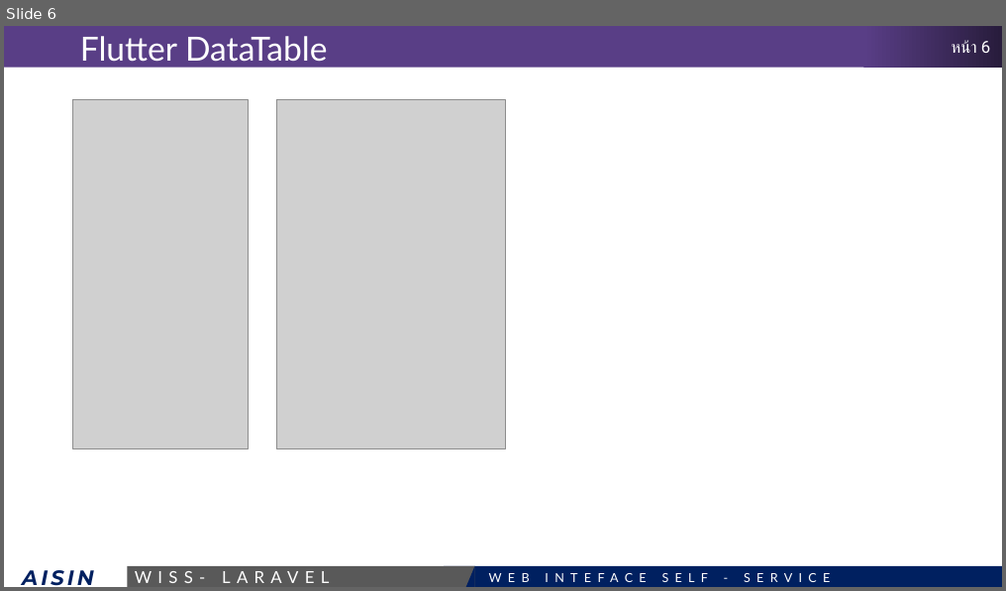
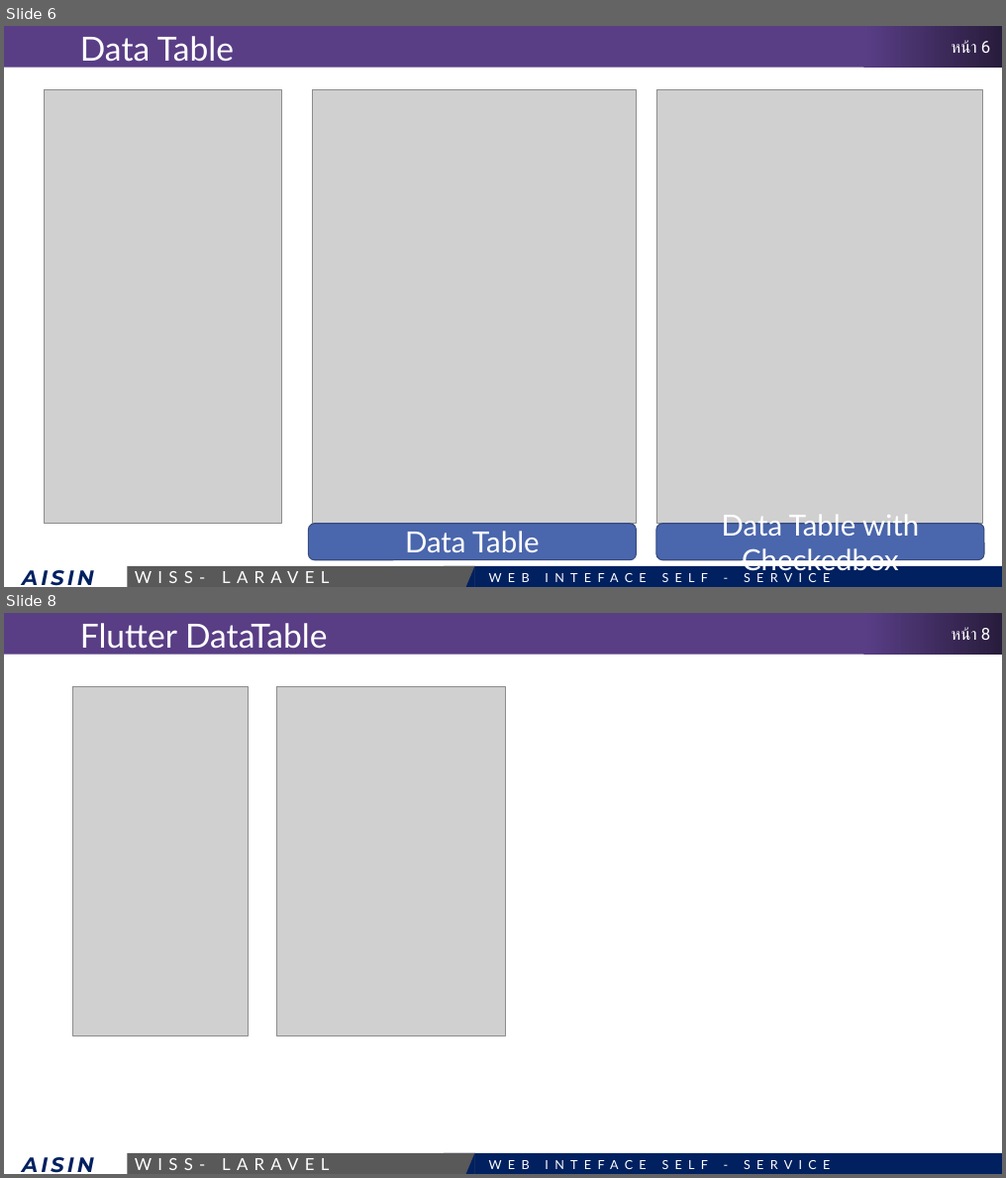
Before and after one commit to traitet/wissflutter01, a slide deck: documents/WISSFLUTTER01_DOC_REV1.pptx. Shown one above the other, each under a label of ours: slide 6 before the commit, slides 6 and 8 after it; the slides between them are not shown. The pictures are 1006x591 and 1006x1178 pixels, drawn with LibreOffice and Linux fonts; fonts in the diff are those of the drawing; grey boxes stand for pictures. Boxes give left, top, right and bottom in pixels: in the first picture for what was removed or moved away, otherwise in the second. Text is boxed around its words. In the diff, an @@ line names an element or a change of style, - is before the commit and + after.

```diff
--- a/documents/WISSFLUTTER01_DOC_REV1.pptx
+++ b/documents/WISSFLUTTER01_DOC_REV1.pptx
@@ slide 6 added at [4, 26, 1002, 587], background #FFFFFF; not listed: 8 template elements that a slide beside it also shows @@
@@ title added at [80, 36, 234, 68], 32 pt, text #FFFFFF @@
+Data Table
@@ picture added at [44, 89, 282, 524] @@
@@ picture added at [313, 89, 637, 524] @@
@@ picture added at [656, 89, 983, 524] @@
@@ rounded rectangle added at [309, 524, 637, 561], fill #4A66AC, outline #374B7F 1 pt, 28 pt, text #FFFFFF @@
+Data Table
@@ rounded rectangle added at [656, 524, 985, 561], fill #4A66AC, outline #374B7F 1 pt, 28 pt, text #FFFFFF @@
+Data Table with Checkedbox
@@ what was slide 6 is now slide 8 @@
@@ page number at [951, 627, 990, 640]: text changed @@
-หน้า 6
+หน้า 8
```
Also in this commit, not shown: 1 other slide added, 2 other files.
